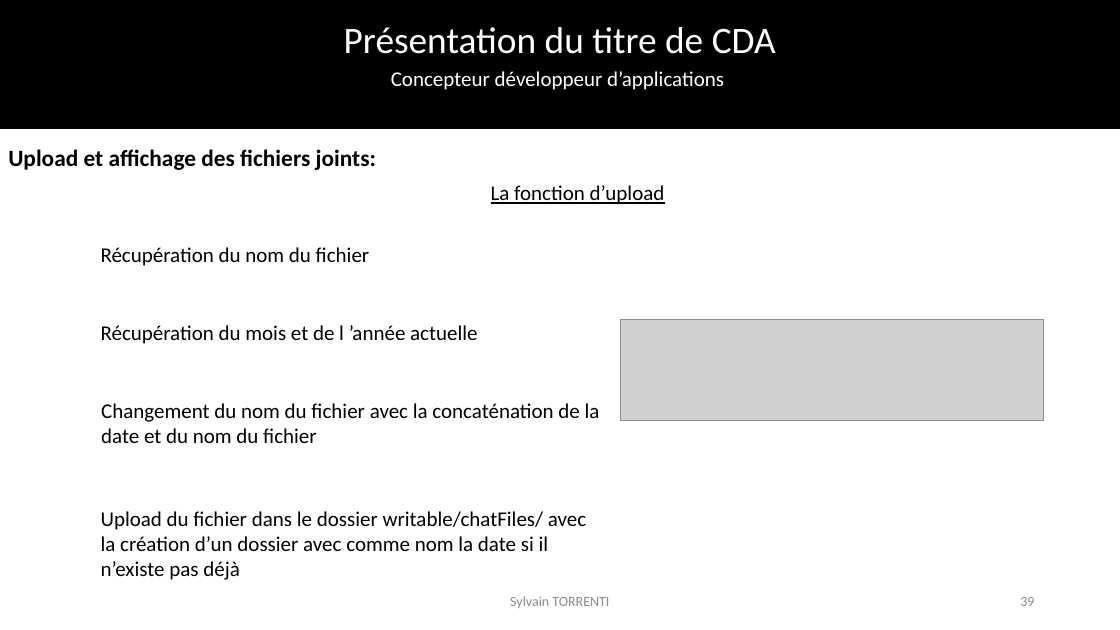
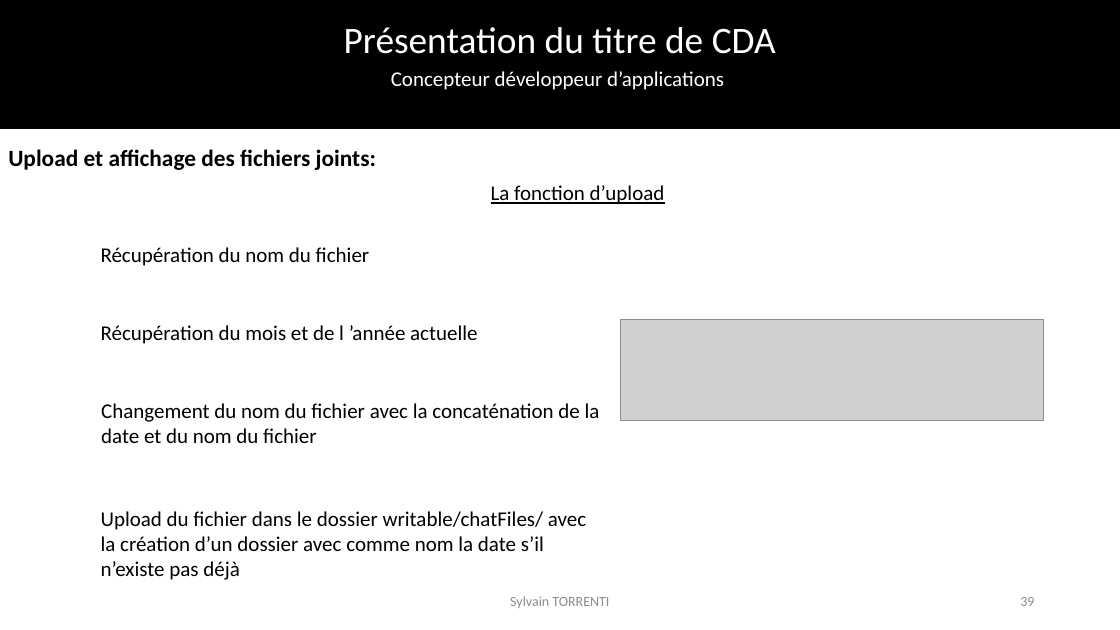
Before and after one commit to SylvainTorrenti/PERSO-Dossier-Projet, a slide deck: slide 39 of Presentation examen final.pptx. Drawn at 1120x630 pixels with LibreOffice and Linux fonts; fonts in the diff are those of the drawing; grey boxes stand for pictures; background and template pictures are left out. Boxes give left, top, right and bottom in pixels: in the first picture for what was removed or moved away, otherwise in the second. Text is boxed around its words. In the diff, an @@ line names an element or a change of style, - is before the commit and + after.

```diff
--- a/Presentation examen final.pptx
+++ b/Presentation examen final.pptx
@@ text at <box>101,511,586,580</box>: text changed @@
-Upload du fichier dans le dossier writable/chatFiles/ avec la création d’un dossier avec comme nom la date si il n’existe pas déjà
+Upload du fichier dans le dossier writable/chatFiles/ avec la création d’un dossier avec comme nom la date s’il n’existe pas déjà
```
Also in this commit, not shown: 33 other slides changed, 36 slides added, 1 slide removed, 6 other files.
